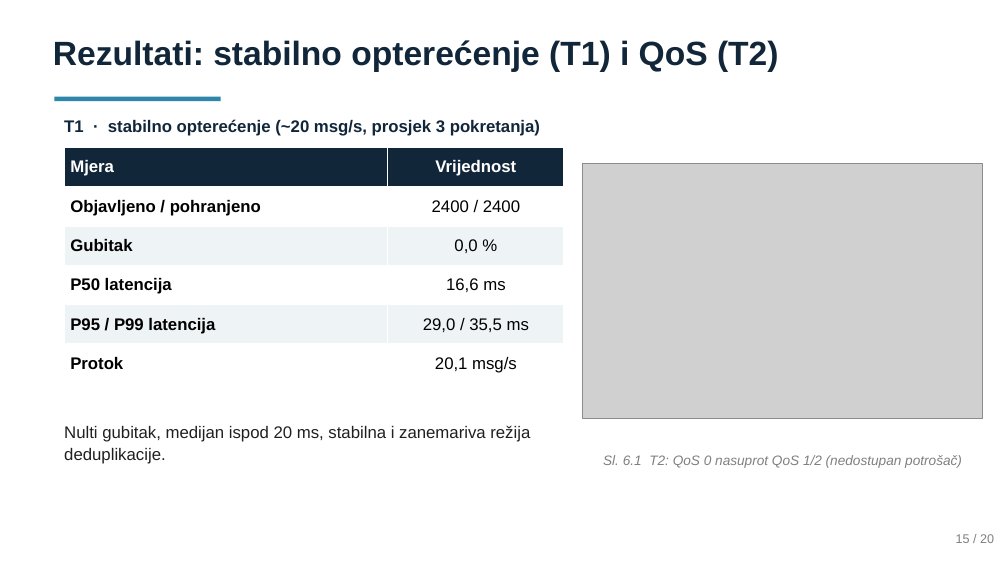
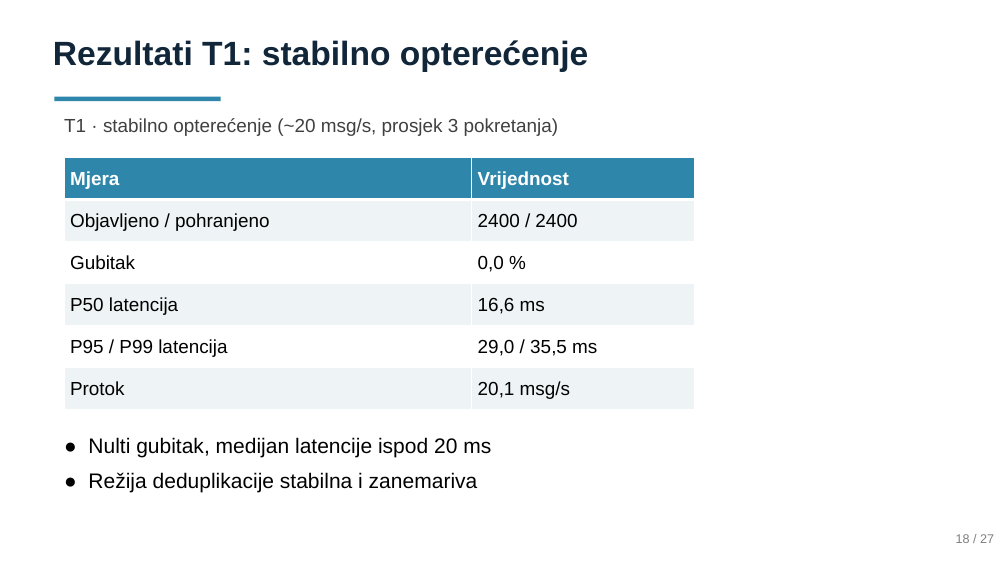
Before and after one commit to LukaIvekovic/iot-telemtry-processing, a slide deck: slide 17 of Prezentacija.pptx (slide 15 before the commit). Drawn at 1008x567 pixels with LibreOffice and Linux fonts; fonts in the diff are those of the drawing; grey boxes stand for pictures. Boxes give left, top, right and bottom in pixels: in the first picture for what was removed or moved away, otherwise in the second. Text is boxed around its words. In the diff, an @@ line names an element or a change of style, - is before the commit and + after.

```diff
--- a/Prezentacija.pptx
+++ b/Prezentacija.pptx
@@ text at [53, 40, 589, 72]: text changed @@
-Rezultati: stabilno opterećenje (T1) i QoS (T2)
+Rezultati T1: stabilno opterećenje
@@ text "T1 · stabilno opterećenje (~20 ..." at [64, 118, 558, 136]: size 16 to 18 pt, text colour #12263A to #404040, bold off; line spacing 1.12 to 1; less space between paragraphs @@
@@ table at [64, 157, 694, 409] @@
@@ fill #12263A to #2E86AB in row 1 @@
@@ fill #FFFFFF to #EEF3F6 in 6 cells @@
@@ fill #EEF3F6 to #FFFFFF in 4 cells @@
@@ size 16 to 18 pt @@
@@ bold off in "Objavljeno / pohranjeno", "Gubitak", "P50 latencija", "P95 / P99 latencija" and 1 more places @@
@@ alignment centre to left @@
@@ table: place and size @@
-table at [64, 147, 563, 383]
+table at [64, 157, 694, 409]
@@ picture removed at [582, 163, 983, 418] @@
@@ text at [88, 437, 491, 492]: text changed; size 16 to 20 pt; text colour #202020 to #000000 @@
-Nulti gubitak, medijan ispod 20 ms, stabilna i zanemariva režija deduplikacije.
+● Nulti gubitak, medijan latencije ispod 20 ms
+● Režija deduplikacije stabilna i zanemariva
@@ text removed at [603, 455, 962, 468] @@
-Sl. 6.1 T2: QoS 0 nasuprot QoS 1/2 (nedostupan potrošač)
@@ text at [956, 534, 994, 543]: text changed @@
-15 / 20
+18 / 27
```
Also in this commit, not shown: 15 other slides changed, 8 slides added, 3 slides removed.
